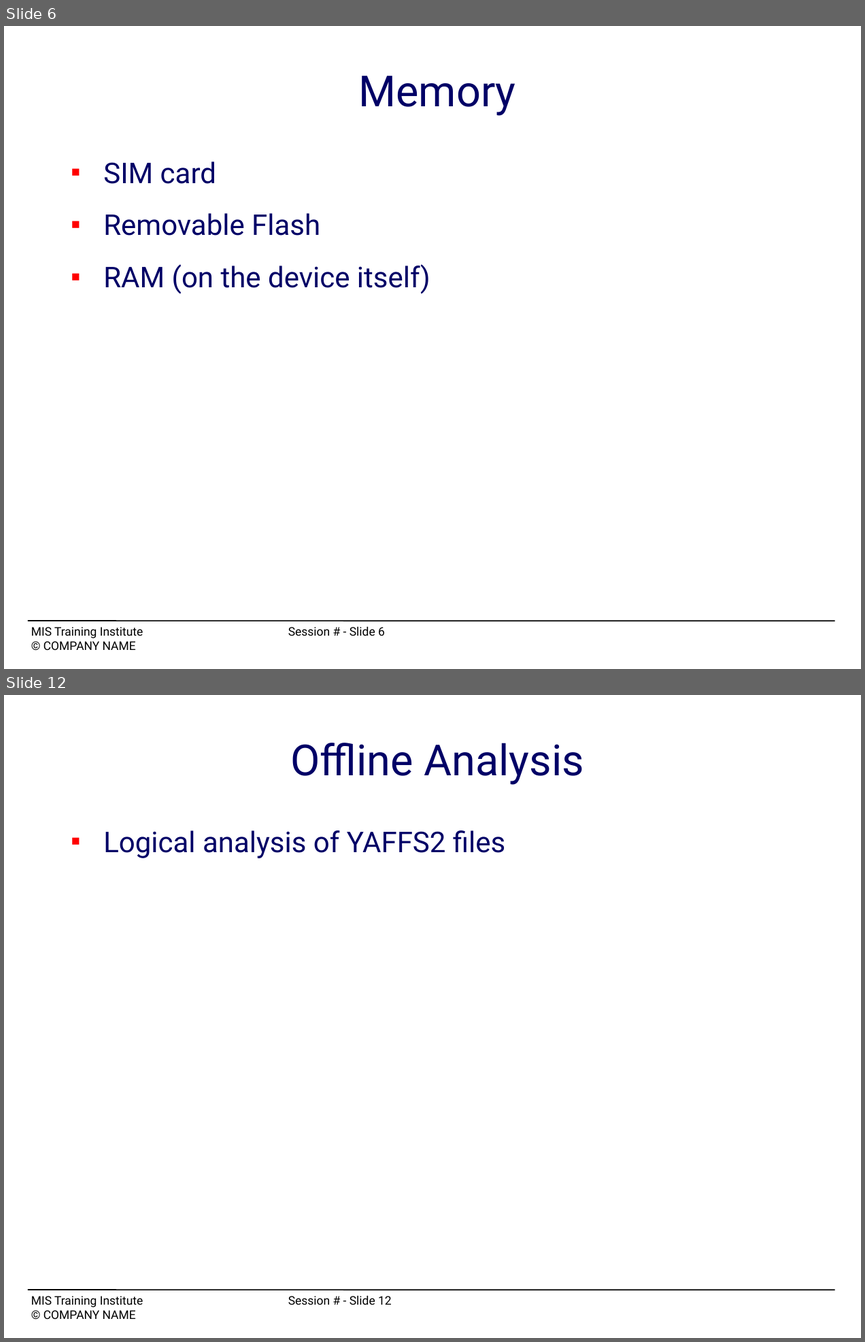
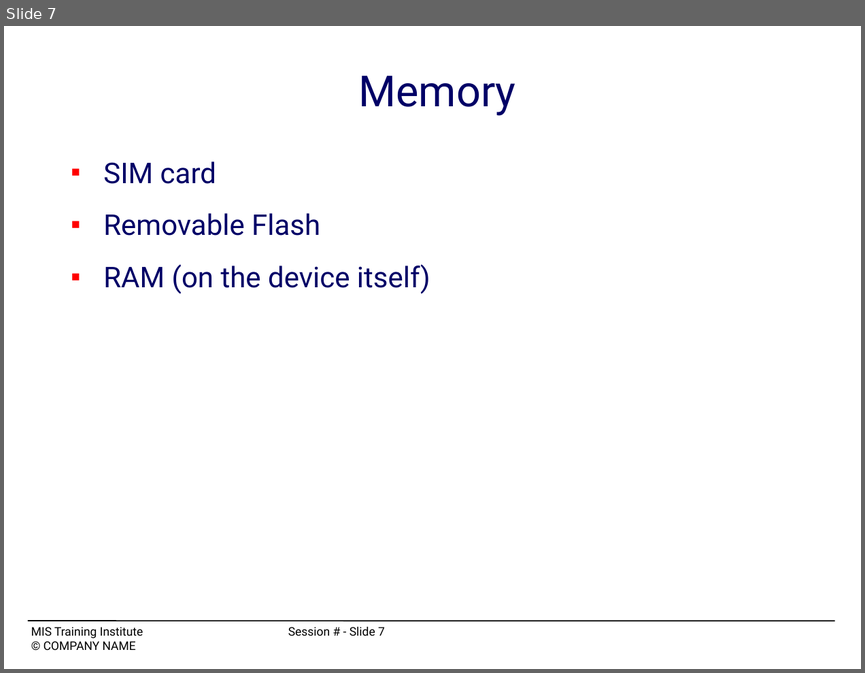
Before and after one commit to mchow01/Security, a slide deck: forensics/android/OS12_C4-mchow.ppt. Shown one above the other, each under a label of ours: slides 6 and 12 before the commit, slide 7 after it; the slides between them are not shown. The pictures are 865x1342 and 865x673 pixels, drawn with LibreOffice and Linux fonts; fonts in the diff are those of the drawing. Boxes give left, top, right and bottom in pixels: in the first picture for what was removed or moved away, otherwise in the second. Text is boxed around its words. In the diff, an @@ line names an element or a change of style, - is before the commit and + after.

```diff
--- a/forensics/android/OS12_C4-mchow.ppt
+++ b/forensics/android/OS12_C4-mchow.ppt
@@ slide 12 removed at bbox=[4, 695, 861, 1338], background #FFFFFF; not listed: 2 template elements that a slide beside it also shows @@
@@ title removed at bbox=[290, 743, 583, 785] @@
-Offline Analysis
@@ text removed at bbox=[103, 830, 505, 858] @@
-■ Logical analysis of YAFFS2 files
@@ what was slide 6 is now slide 7 @@
@@ text at bbox=[31, 626, 385, 638]: text changed @@
-MIS Training Institute Session # - Slide 6
+MIS Training Institute Session # - Slide 7
```
Also in this commit, not shown: 4 slides changed, 8 slides added, 6 other slides removed, 1 other file.
